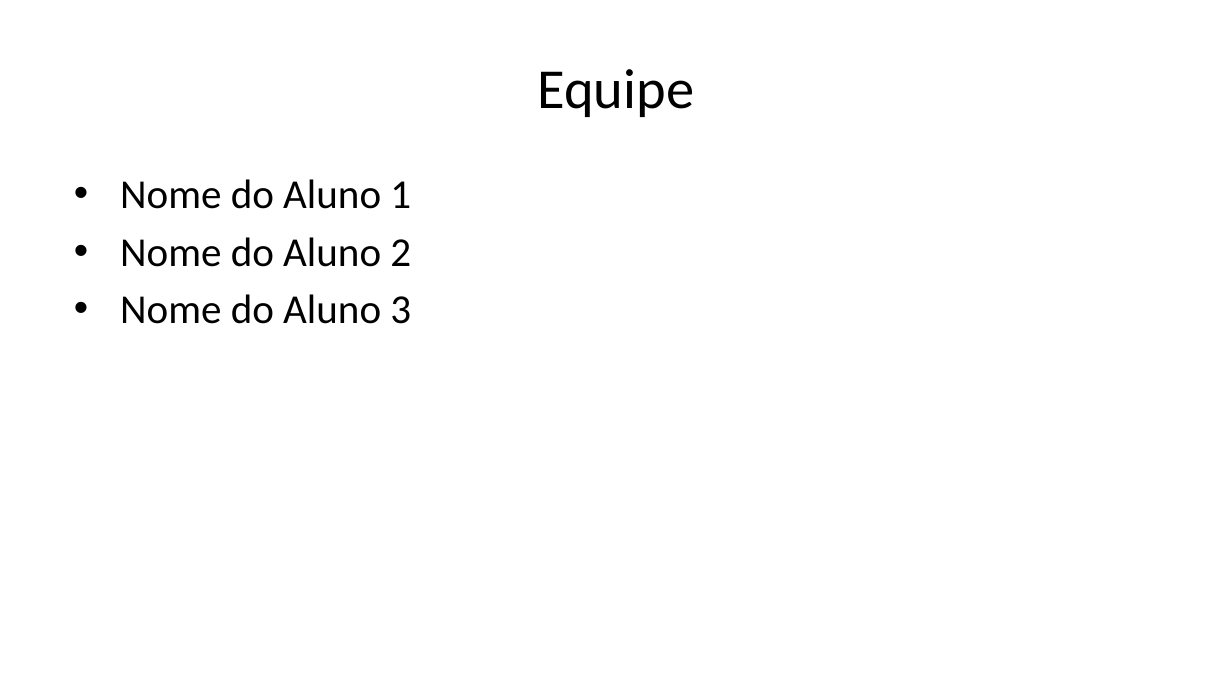
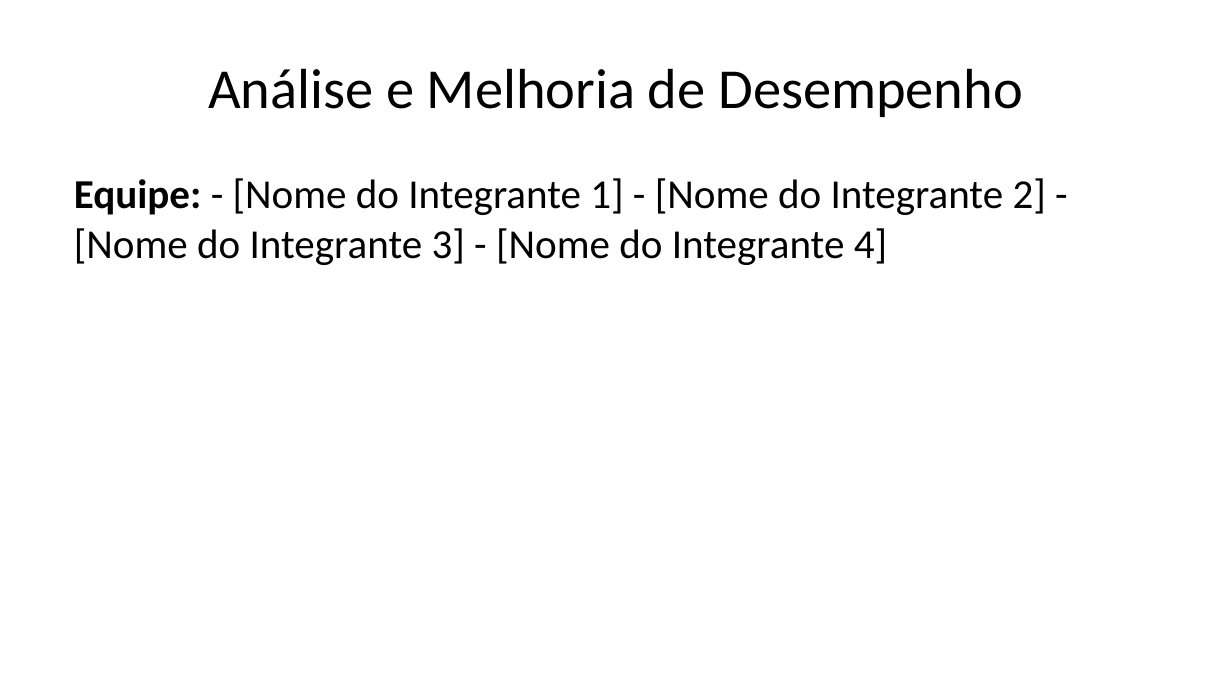
Before and after one commit to bengo501/-T2-Avalia-o-de-Aprendizagem-Simula-o-e-M-todos-Anal-ticos---2025-1, a slide deck: slide 4 of apresentacao_hospital.pptx (slide 3 before the commit). Drawn at 1232x693 pixels with LibreOffice and Linux fonts; fonts in the diff are those of the drawing. Boxes give left, top, right and bottom in pixels: in the first picture for what was removed or moved away, otherwise in the second. Text is boxed around its words. In the diff, an @@ line names an element or a change of style, - is before the commit and + after.

```diff
--- a/apresentacao_hospital.pptx
+++ b/apresentacao_hospital.pptx
@@ title at [208, 68, 1023, 117]: text changed @@
-Equipe
+Análise e Melhoria de Desempenho
@@ text at [74, 178, 1046, 265]: text changed @@
-• Nome do Aluno 1
-• Nome do Aluno 2
-• Nome do Aluno 3
+Equipe: - [Nome do Integrante 1] - [Nome do Integrante 2] - [Nome do Integrante 3] - [Nome do Integrante 4]
```
Also in this commit, not shown: 7 other slides changed, 25 slides added, 4 slides removed, 13 other files.
